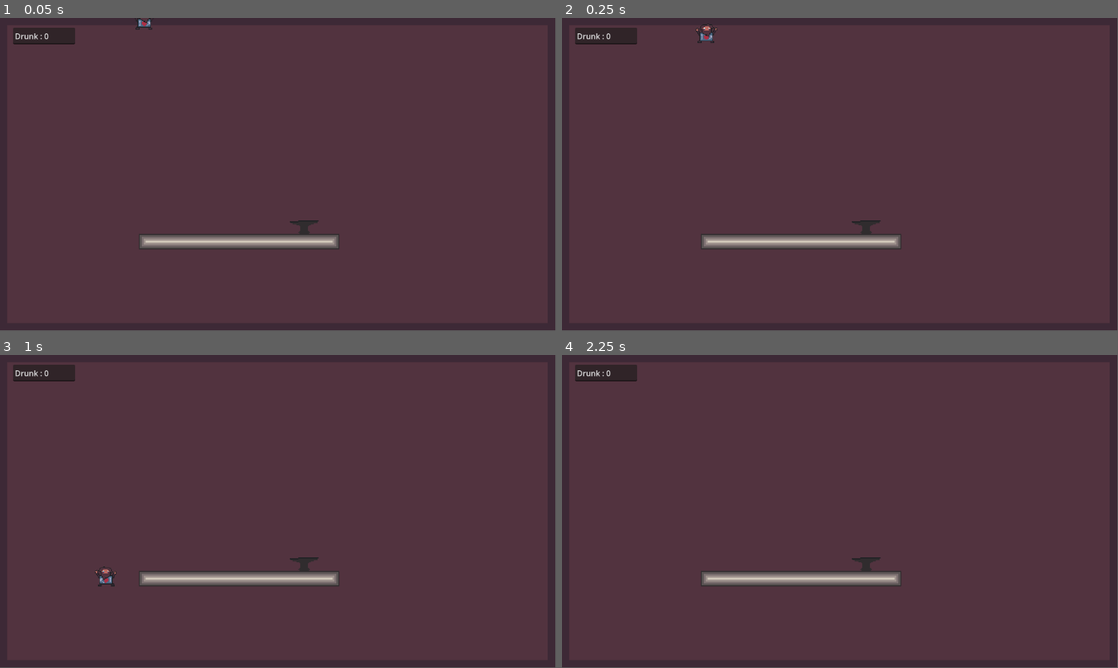
Above: before the commit, frames 1-4 (two rows, left to right).
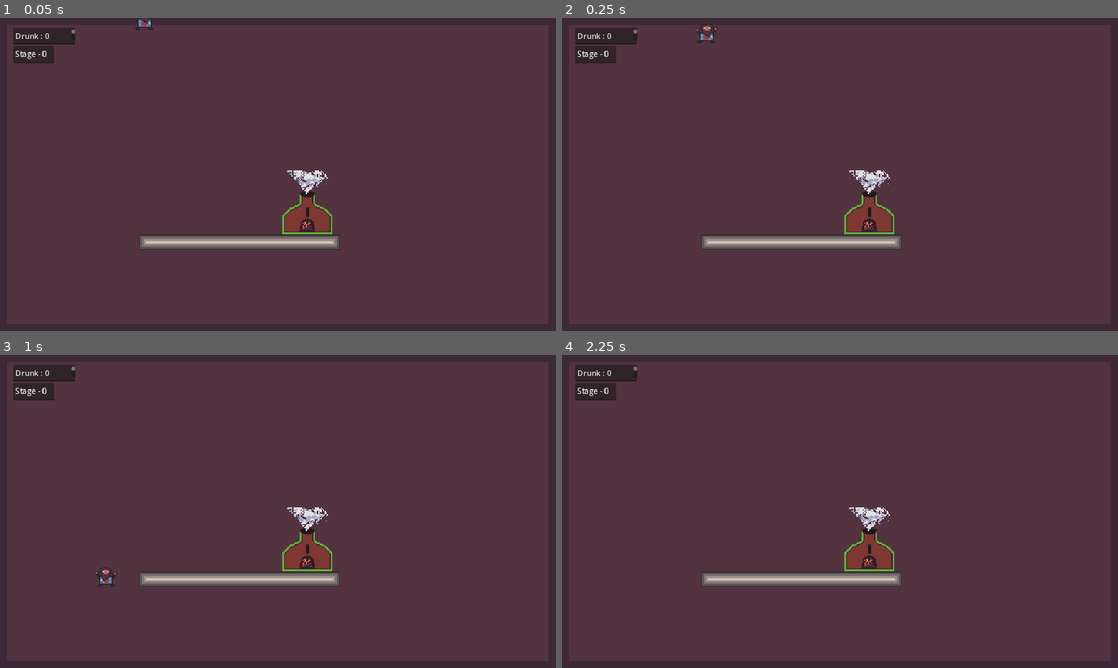
Above: after the commit, the same moments.

Repository: Mrivu/FuriousForge
Game: Godot game, scene res://main.tscn
Two runs of this game, one before a commit and one after it. Both use one fixed random seed, a clock stepped at 60 frames per second and the inputs below.
Inputs:
- Up to frame 1 (0.05 s): no input
- Up to frame 2 (0.25 s): no input
- Up to frame 3 (1 s): hold A (A) from 0.53 s (still down); tap Space (JUMP) at 0.77 s; tap S (S) at 0.8 s
- Up to frame 4 (2.25 s): release A (A) at 1.28 s; tap S (S) at 1.35 s; tap Space (JUMP) at 1.52 s; tap W (USE) at 1.55, 2.1 s; tap Enter at 2 s; hold A (A) from 2.03 s (still down)
The window is 799x449 before the commit and 800x450 after it. Grey fills any space a smaller window leaves; there, only what the larger window draws over its background counts as a difference.

The runs differ from the first frame. In frame 1, 1.9% of the frame differs, in the area x 2-62%, y 0-74%; in frame 2, 1.9%; in frame 3, 1.9%, in the area x 2-62%, y 3-74%; in frame 4, 1.8%.

Commit message:
add forge on check and tips

Diff:
--- /dev/null
+++ b/FuriousForge/Anvil.gd
@@ -0,0 +1,12 @@
+extends Sprite2D
+
+var onComponents = 0
+var on = preload("res://Forges/ForgeOn.png")
+var off = preload("res://Forges/ForgeOff.png")
+
+func _ready():
+	self.texture = off
+
+func _process(delta):
+	if onComponents <= 0:
+		self.texture = on
--- /dev/null
+++ b/FuriousForge/BGTip.gd
@@ -0,0 +1,18 @@
+extends RichTextLabel
+
+var forgeOff = "TIP: The FORGE isn't on yet, activate all components"
+var tutorialWalk = "TIP: Walk with A and S. Jump with space."
+var TipTimer = null
+
+func _ready():
+	self.text = ""
+	TipTimer = get_node("TipTimer")
+
+func ChangeTip(tip):
+	if tip == "forgeOff":
+		self.text = forgeOff
+		TipTimer.start()
+
+func _on_tip_timer_timeout():
+	TipTimer.stop()
+	self.text = ""
--- a/FuriousForge/Player.gd
+++ b/FuriousForge/Player.gd
@@ -4,11 +4,15 @@
 var pSprite = null
 var DDTimer = null
 var DText = null
+var pTip = null
+var BGTip = null
 
 func _ready():
 	pSprite = get_node("pSprite")
 	DDTimer = get_node("DrinkDuration")
 	DText = get_node("../DText")
+	pTip = get_node("Tip")
+	BGTip = get_node("../Bgff/BGTip")
 
 const SPEED = 300.0
 const JUMP_VELOCITY = -400.0
@@ -36,6 +40,8 @@
 		drinking = true
 		DDTimer.start()
 
+	if Input.is_action_just_pressed("USE") and is_on_floor() and pTip.atForge:
+		BGTip.ChangeTip("forgeOff")
 
 	var direction = Input.get_axis("A", "S")
 	if Input.is_action_pressed("A"):
--- a/FuriousForge/Tip.gd
+++ b/FuriousForge/Tip.gd
@@ -1,6 +1,7 @@
 extends Sprite2D
 
 var pCol = null
+var atForge = false
 
 func _ready():
 	pCol = get_node("../CollisionShape2D")
@@ -10,8 +11,10 @@
 	pass
 
 func _on_anvil_area_body_entered(pCol):
+	atForge = true
 	print("wow")
 	self.show()
 
 func _on_anvil_area_body_exited(pCol):
+	atForge = false
 	self.hide()
--- a/FuriousForge/main.tscn
+++ b/FuriousForge/main.tscn
@@ -7,7 +7,9 @@
 [ext_resource type="Texture2D" uid="uid://toc30hxkb0qm" path="res://Buttons/W.png" id="5_j57su"]
 [ext_resource type="Script" path="res://Tip.gd" id="5_yqobd"]
 [ext_resource type="Texture2D" uid="uid://chjfvcx417bkw" path="res://BGFF.png" id="6_gue0n"]
-[ext_resource type="Texture2D" uid="uid://0eeihyg13mdd" path="res://Anvil.png" id="6_kneo1"]
+[ext_resource type="Texture2D" uid="uid://bxor3kpcxfkpf" path="res://Forges/ForgeOff.png" id="7_ewwos"]
+[ext_resource type="Script" path="res://Anvil.gd" id="8_jacyn"]
+[ext_resource type="Script" path="res://BGTip.gd" id="10_spmmf"]
 
 [sub_resource type="RectangleShape2D" id="RectangleShape2D_4gmeo"]
 size = Vector2(31, 30)
@@ -136,7 +138,7 @@
 sources/0 = SubResource("TileSetAtlasSource_mwb2h")
 
 [sub_resource type="RectangleShape2D" id="RectangleShape2D_irwb3"]
-size = Vector2(71, 39)
+size = Vector2(131, 82)
 
 [node name="Main" type="Node2D"]
 
@@ -150,12 +152,14 @@
 shape = SubResource("RectangleShape2D_4gmeo")
 
 [node name="pSprite" type="Sprite2D" parent="Player"]
+z_index = 2
 texture = ExtResource("2_otrml")
 script = ExtResource("3_xyc4c")
 
 [node name="DrinkDuration" type="Timer" parent="Player"]
 
 [node name="Tip" type="Sprite2D" parent="Player"]
+z_index = 2
 position = Vector2(0, -30)
 scale = Vector2(0.25, 0.25)
 texture = ExtResource("5_j57su")
@@ -175,19 +179,17 @@
 text = "Drunk : 0s"
 
 [node name="AnvilArea" type="Area2D" parent="."]
-position = Vector2(631, 432)
+z_index = -1
+position = Vector2(637, 382)
 
 [node name="Anvil" type="Sprite2D" parent="AnvilArea"]
 z_index = 1
 scale = Vector2(2, 2)
-texture = ExtResource("6_kneo1")
+texture = ExtResource("7_ewwos")
+script = ExtResource("8_jacyn")
 
 [node name="CollisionShape2D" type="CollisionShape2D" parent="AnvilArea"]
-position = Vector2(0.5, -7.5)
-shape = SubResource("RectangleShape2D_irwb3")
-
-[node name="CollisionShape2D2" type="CollisionShape2D" parent="AnvilArea"]
-position = Vector2(0.5, -7.5)
+position = Vector2(-0.5, 23)
 shape = SubResource("RectangleShape2D_irwb3")
 
 [node name="Bgff" type="Sprite2D" parent="."]
@@ -196,7 +198,27 @@
 scale = Vector2(1.47692, 1.35)
 texture = ExtResource("6_gue0n")
 
+[node name="BGTip" type="RichTextLabel" parent="Bgff"]
+offset_left = -201.094
+offset_top = 189.63
+offset_right = 250.906
+offset_bottom = 229.63
+text = "TIP: The FORGE isn't on yet, activate all components"
+scroll_active = false
+script = ExtResource("10_spmmf")
+
+[node name="TipTimer" type="Timer" parent="Bgff/BGTip"]
+wait_time = 2.0
+
+[node name="StageText" type="TextEdit" parent="."]
+offset_left = 27.0
+offset_top = 58.0
+offset_right = 112.0
+offset_bottom = 94.0
+text = "Stage - 0"
+
 [connection signal="timeout" from="Player/DrinkDuration" to="Player" method="_on_drink_duration_timeout"]
 [connection signal="area_entered" from="AnvilArea" to="Player/Tip" method="_on_anvil_area_area_entered"]
 [connection signal="body_entered" from="AnvilArea" to="Player/Tip" method="_on_anvil_area_body_entered"]
 [connection signal="body_exited" from="AnvilArea" to="Player/Tip" method="_on_anvil_area_body_exited"]
+[connection signal="timeout" from="Bgff/BGTip/TipTimer" to="Bgff/BGTip" method="_on_tip_timer_timeout"]
--- a/FuriousForge/project.godot
+++ b/FuriousForge/project.godot
@@ -14,6 +14,11 @@
 run/main_scene="res://main.tscn"
 config/features=PackedStringArray("4.2", "GL Compatibility")
 config/icon="res://icon.svg"
+
+[display]
+
+window/stretch/mode="canvas_items"
+window/stretch/aspect="keep_width"
 
 [input]
 
Binary file added: FuriousForge/Forges.aseprite
Binary file added: FuriousForge/Forges/ForgeOff.png
Not shown, added: FuriousForge/Forges/ForgeOff.png.import
Binary file added: FuriousForge/Forges/ForgeOn.png
Not shown, added: FuriousForge/Forges/ForgeOn.png.import
Not shown: 1 places in FuriousForge/main.tscn that only renumber resources
